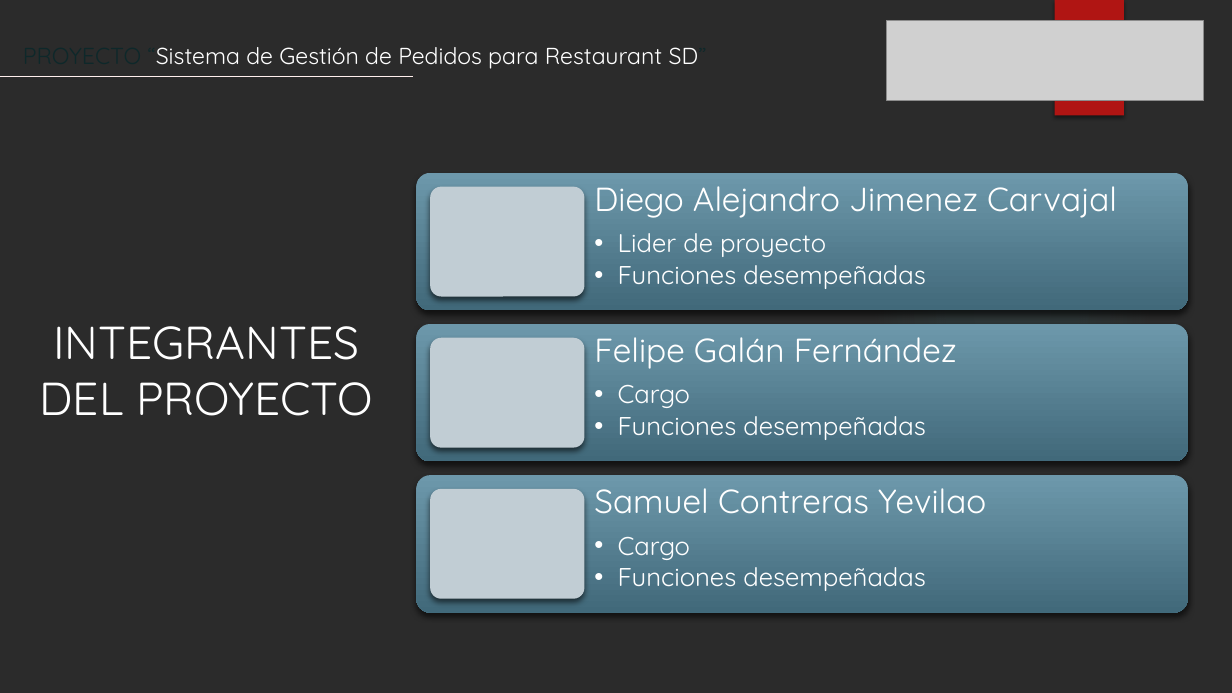
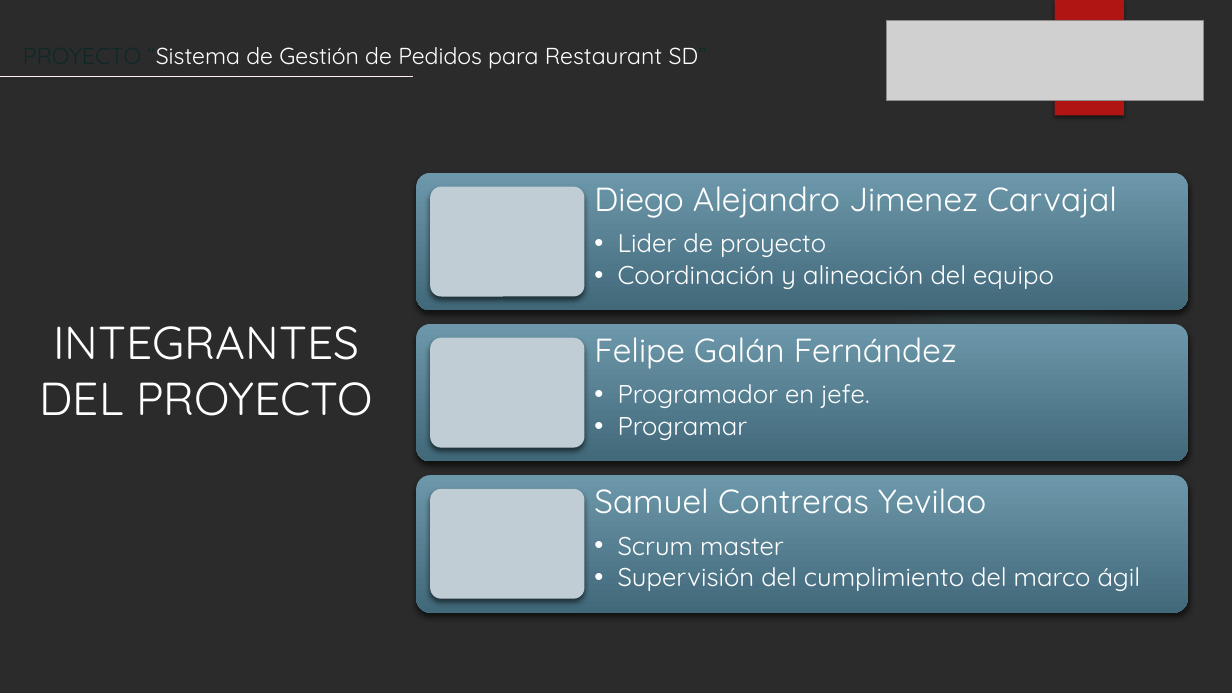
Before and after one commit to DiegoJimenez2003/Capstone_repo_06, a slide deck: slide 2 of Fase 2/Formato Presentación final 2025.pptx. Drawn at 1232x693 pixels with LibreOffice and Linux fonts; fonts in the diff are those of the drawing; grey boxes stand for pictures; background and template pictures are left out; a plain dark background stands for a picture behind light text. Boxes give left, top, right and bottom in pixels: in the first picture for what was removed or moved away, otherwise in the second. Text is boxed around its words. In the diff, an @@ line names an element or a change of style, - is before the commit and + after.

```diff
--- a/Fase 2/Formato Presentación final 2025.pptx
+++ b/Fase 2/Formato Presentación final 2025.pptx
@@ text at (618,265,1054,289): text changed @@
-  • Funciones desempeñadas
+  • Coordinación y alineación del equipo
@@ text at (618,384,869,440): text changed @@
-  • Cargo
-  • Funciones desempeñadas
+  • Programador en jefe.
+  • Programar
@@ text at (618,537,1141,591): text changed @@
-  • Cargo
-  • Funciones desempeñadas
+  • Scrum master
+  • Supervisión del cumplimiento del marco ágil
```
Also in this commit, not shown: 4 other slides changed, 1 slide added, 2 slides removed.
